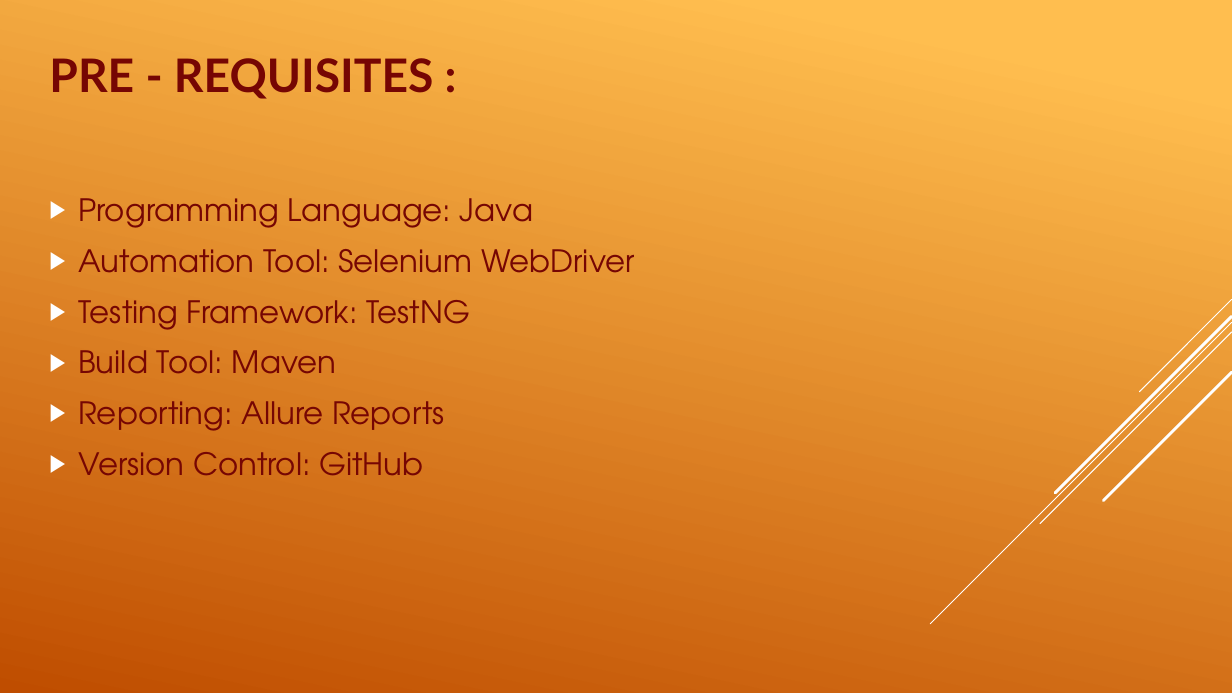
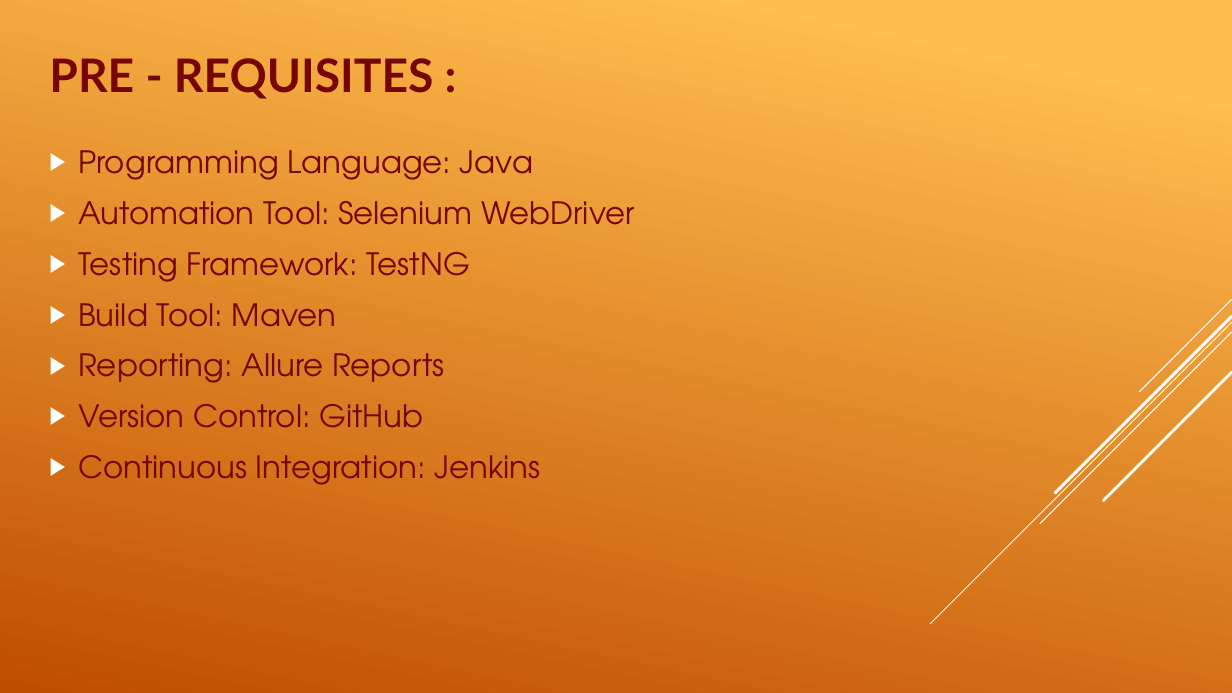
Before and after one commit to Nandini-Kamireddy/Sauce-Demo, a slide deck: slide 5 of Nandini_SauceDemo.pptx. Drawn at 1232x693 pixels with LibreOffice and Linux fonts; fonts in the diff are those of the drawing. Boxes give left, top, right and bottom in pixels: in the first picture for what was removed or moved away, otherwise in the second. Text is boxed around its words. In the diff, an @@ line names an element or a change of style, - is before the commit and + after.

Commit message:
add jenkins

```diff
--- a/Nandini_SauceDemo.pptx
+++ b/Nandini_SauceDemo.pptx
@@ text at box(78, 455, 540, 485): paragraph added @@
+▶ Continuous Integration: Jenkins
```
Also in this commit, not shown: 6 slides added, 1 slide removed, 2 other files.
